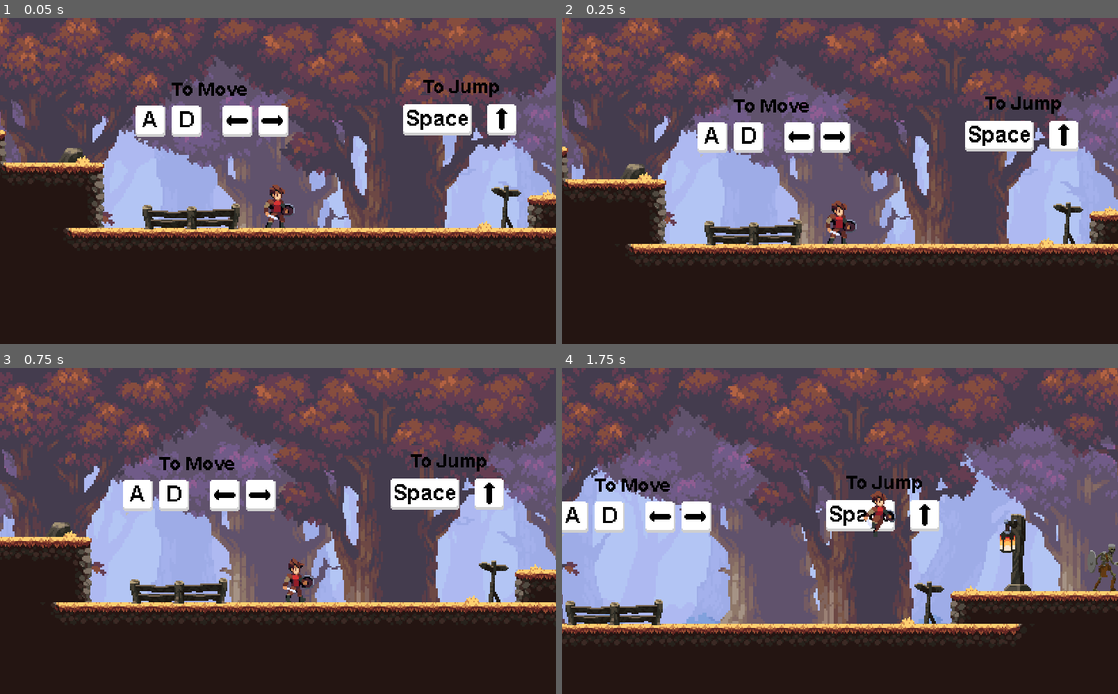
Above: before the commit, frames 1-4 (two rows, left to right).
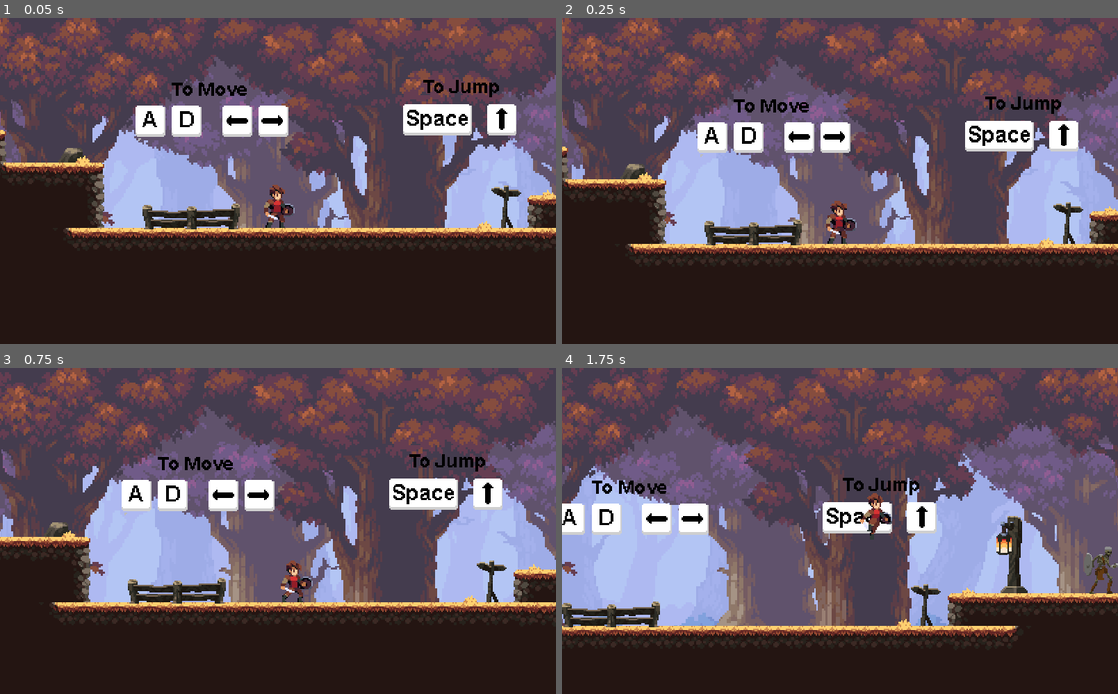
Above: after the commit, the same moments.

Repository: shofiq0023/godot-sider-scroller
Game: Godot game, scene res://Scene/Main.tscn
Two runs of this game, one before a commit and one after it. Both use one fixed random seed, a clock stepped at 60 frames per second and the inputs below.
Inputs:
- Up to frame 1 (0.05 s): no input
- Up to frame 2 (0.25 s): no input
- Up to frame 3 (0.75 s): hold D (right) from 0.53 s (still down); tap Caps Lock (walk) at 0.6 s
- Up to frame 4 (1.75 s): keep holding D (right); tap Space (jump) at 0.77, 1.52 s; tap Caps Lock (walk) at 1.35 s

Frame 1 is identical in both runs. In frame 2, less than 0.1% of the frame differs, in the area x 47-53%, y 56-67%; in frame 3, 9.7%; in frame 4, 20%, in the area x 0-100%, y 0-83%.

Commit message:
changed physics process

Diff:
--- a/Assets/Characters/Player/Player.gd
+++ b/Assets/Characters/Player/Player.gd
@@ -77,7 +77,7 @@
 			getAnimation();
 
 # Main game function
-func _process(delta):
+func _physics_process(delta: float) -> void:
 	velocity.y += GRAVITY;
 
 	getInput();
@@ -85,6 +85,5 @@
 	velocity.x = lerp(velocity.x, 0, 0.2);
 	velocity = move_and_slide(velocity, Vector2.UP);
 
-
 func _on_Area2D_body_entered(body: Node) -> void:
 	get_tree().change_scene("res://Scene/Main.tscn");
--- a/Scene/Main.tscn
+++ b/Scene/Main.tscn
@@ -838,6 +838,7 @@
 position = Vector2( 1416, 205 )
 scale = Vector2( 1.3, 1.3 )
 frames = SubResource( 39 )
+frame = 3
 playing = true
 
 [node name="Player" parent="." instance=ExtResource( 1 )]
Not shown, changed: Assets/Navigation Sprites and text/Jump-movement.png.import
Not shown, changed: Assets/Navigation Sprites and text/Movement.png.import
